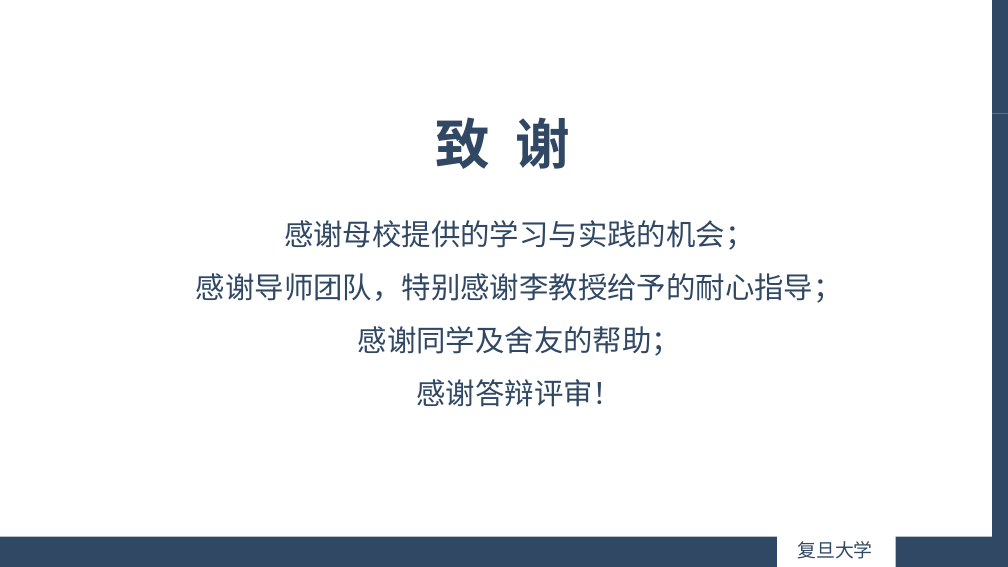
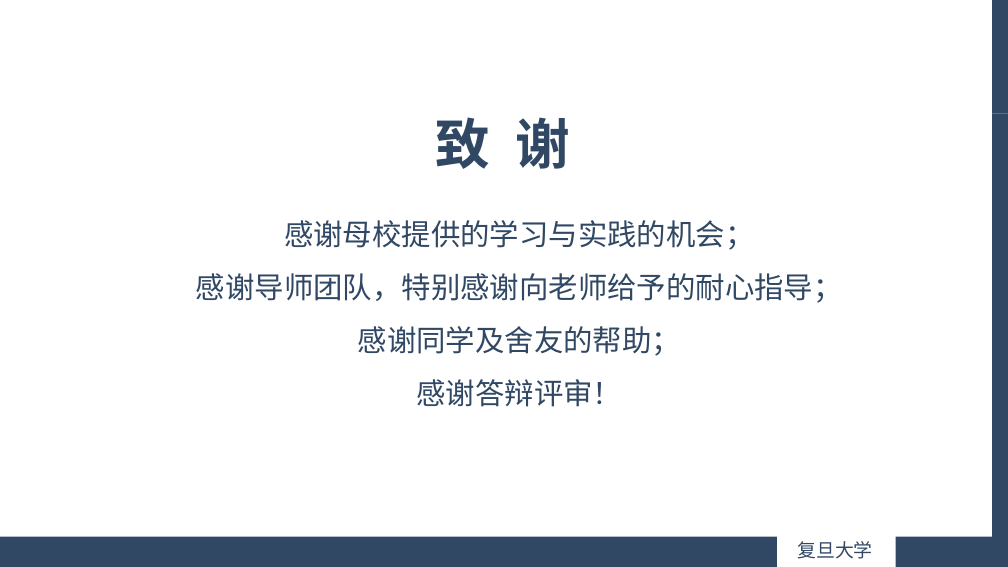
Before and after one commit to cx29/JavaWebSpace, a slide deck: slide 13 of demo/resources/报告/毕业论文答辩.pptx (slide 37 before the commit). Drawn at 1008x567 pixels with LibreOffice and Linux fonts; fonts in the diff are those of the drawing. Boxes give left, top, right and bottom in pixels: in the first picture for what was removed or moved away, otherwise in the second. Text is boxed around its words. In the diff, an @@ line names an element or a change of style, - is before the commit and + after.

```diff
--- a/demo/resources/报告/毕业论文答辩.pptx
+++ b/demo/resources/报告/毕业论文答辩.pptx
@@ text at bbox=[196, 273, 843, 303]: text changed @@
-感谢导师团队，特别感谢李教授给予的耐心指导；
+感谢导师团队，特别感谢向老师给予的耐心指导；
```
Also in this commit, not shown: 7 other slides changed, 4 slides added, 29 slides removed.
